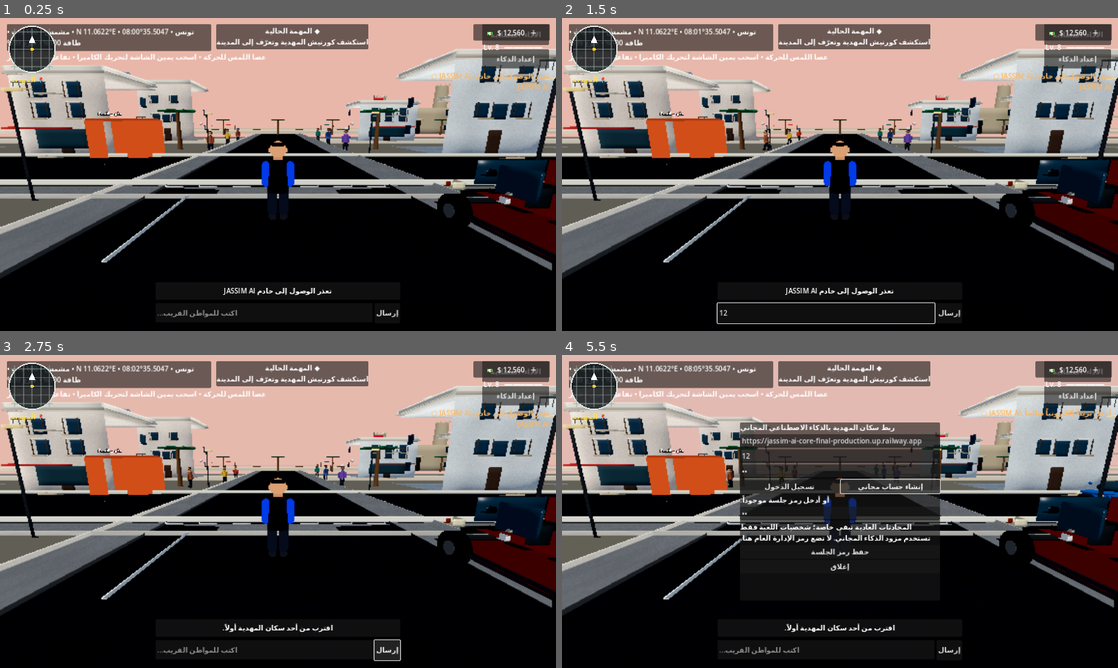
Above: before the commit, frames 1-4 (two rows, left to right).
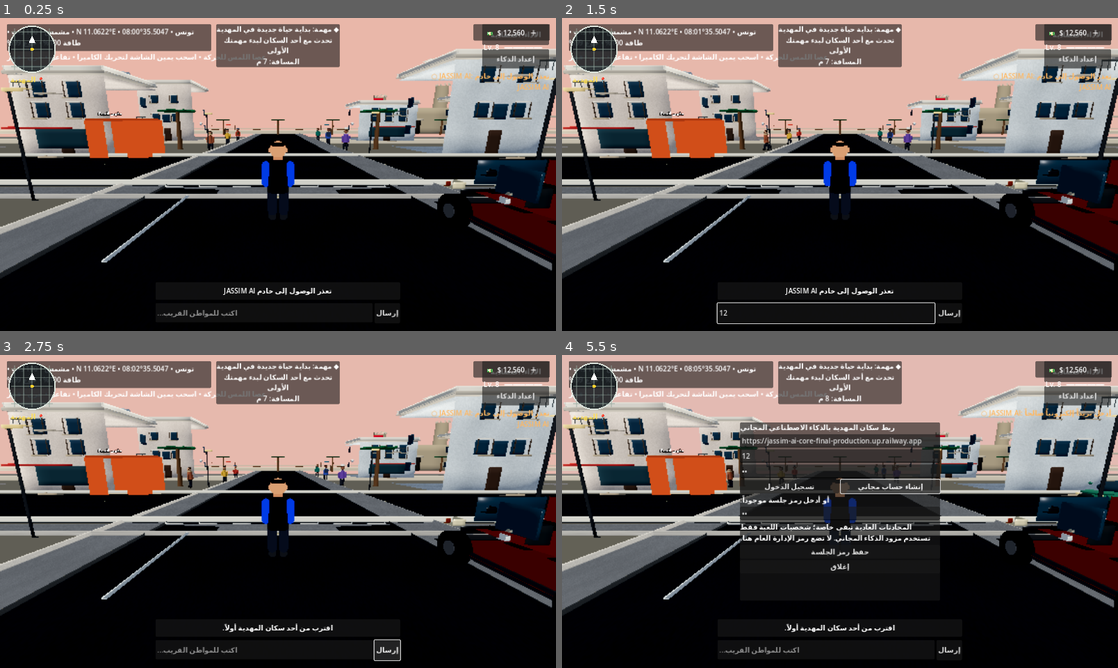
Above: after the commit, the same moments.

Repository: stevennpllk-crypto/REAL-LIFE-MAHDIA
Game: Godot game, scene res://scenes/Main.tscn
The game is run twice, just before and just after one commit, with the same random seed, the same clock (stepped at 60 frames per second) and the same inputs.
Inputs (mouse positions are in pixels of both pictures, inside the frame that each line leads up to):
- Up to frame 1 (0.25 s): no input
- Up to frame 2 (1.5 s): click (828, 312) at 0.52 s; type "12" at 0.6 s; click "الأداء: اقتصادية" at 1.25 s
- Up to frame 3 (2.75 s): click "إرسال" at 2 s
- Up to frame 4 (5.5 s): click "إعداد الذكاء" at 2.75 s; click (840, 455) at 3.52 s; type "12" at 3.6 s; click (840, 470) at 3.75 s; type "12" at 3.83 s; click (840, 514) at 3.98 s; type "12" at 4.07 s; click "تسجيل الدخول" at 4.25 s; click "إنشاء حساب مجاني" at 5 s

The runs differ from the first frame. In frame 1, 2.3% of the frame differs, in the area x 38-67%, y 2-16%; in frame 2, 2.3%; in frame 3, 2.3%; in frame 4, 2.4%, in the area x 38-100%, y 2-47%.

Commit message:
Add tracked story missions with objectives and world waypoint

Diff:
--- a/scripts/life_manager.gd
+++ b/scripts/life_manager.gd
@@ -199,19 +199,24 @@
 		resident.on_player_interacted()
 	var resident_dialogue := str(resident.call("get_dialogue")) if resident.has_method("get_dialogue") else str(resident.get("display_name"))
 	if delivery_state == "ready" and food > 0:
-		food -= 1
-		money += 20
-		delivery_state = "completed"
-		delivery_npc = null
-		_set_message("أحسنت! سلّمت الوجبة وربحت 20 د.ت. شكراً لمساعدتك!")
+		if is_instance_valid(delivery_npc) and resident == delivery_npc:
+			food -= 1
+			money += 20
+			delivery_state = "completed"
+			_set_message("أحسنت! سلّمت الوجبة إلى %s وربحت 20 د.ت!" % str(resident.get("display_name")))
+		else:
+			_set_message("هذه الوجبة ليست لهذا المواطن. ابحث عن الشخص الذي طلبها!")
 	elif delivery_state == "accepted":
-		_set_message("المواطن ينتظر الوجبة. اشترها من متجر الحي ثم عد إليه.")
+		if is_instance_valid(delivery_npc) and resident != delivery_npc:
+			_set_message("تذكّر: %s هو من طلب الوجبة. اشترها من متجر الحي ثم عُد إليه." % str(delivery_npc.get("display_name")))
+		else:
+			_set_message("المواطن ينتظر الوجبة. اشترها من متجر الحي ثم عد إليه.")
 	elif delivery_state == "completed":
 		_set_message("%s: يعطيك الصحة! ساعدتني كثيراً." % resident_dialogue)
 	else:
 		delivery_state = "accepted"
 		delivery_npc = resident
-		_set_message("%s هل يمكنك إحضار وجبة من متجر الحي؟ المكافأة 20 د.ت!" % resident_dialogue)
+		_set_message("%s: هل يمكنك إحضار وجبة من متجر الحي؟ المكافأة 20 د.ت!" % resident_dialogue)
 	save_now()
 
 func _set_message(value: String) -> void:
--- a/scripts/main.gd
+++ b/scripts/main.gd
@@ -42,6 +42,9 @@
 var quality_button: Button
 var restored_vehicle_position := Vector3(5, 0.1, 10)
 var restore_vehicle_driver := false
+var mission_hud_label: Label
+var mission_target_marker: Label3D
+var mission_last_text := ""
 const AUTOSAVE_INTERVAL := 12.0
 const WORLD_SAVE_KEY := "mahdia_world"
 
@@ -712,6 +715,67 @@
 
 
 
+
+func _update_mission_hud() -> void:
+	if not is_instance_valid(mission_hud_label) or not is_instance_valid(life_manager) or not is_instance_valid(player):
+		return
+	var state := str(life_manager.get("delivery_state"))
+	var job_claimed := bool(life_manager.get("job_claimed"))
+	var title := "مهمة: بداية حياة جديدة في المهدية"
+	var objective := "تحدث مع أحد السكان لبدء مهمتك الأولى"
+	var target_position := Vector3.ZERO
+	var has_target := false
+	match state:
+		"accepted":
+			title = "مهمة 1/3: خدمة أهل المهدية"
+			objective = "اشترِ وجبة من متجر الحي (10 د.ت)"
+			for station in life_manager.get("stations"):
+				if str(station.get("kind")) == "shop":
+					target_position = station.get("position")
+					has_target = true
+		"ready":
+			title = "مهمة 2/3: توصيل الطلب"
+			objective = "عد إلى المواطن الذي طلب الوجبة وسلّمها"
+			var recipient = life_manager.get("delivery_npc")
+			if is_instance_valid(recipient):
+				target_position = recipient.global_position
+				has_target = true
+		"completed":
+			if not job_claimed:
+				title = "مهمة 3/3: أول وظيفة"
+				objective = "اذهب إلى مكتب العمل واحصل على أجرك (30 د.ت)"
+				for station in life_manager.get("stations"):
+					if str(station.get("kind")) == "job":
+						target_position = station.get("position")
+						has_target = true
+			else:
+				title = "اكتملت مهام البداية!"
+				objective = "أصبحت تعرف المدينة. استكشف المهدية بحرية."
+		_:
+			var residents := get_tree().get_nodes_in_group("mahdia_residents")
+			var nearest: Node3D
+			var nearest_distance := INF
+			for resident in residents:
+				if is_instance_valid(resident):
+					var distance := player.global_position.distance_to(resident.global_position)
+					if distance < nearest_distance:
+						nearest_distance = distance
+						nearest = resident
+			if is_instance_valid(nearest):
+				target_position = nearest.global_position
+				has_target = true
+	var distance_text := ""
+	if has_target:
+		distance_text = "\nالمسافة: %.0f م" % player.global_position.distance_to(target_position)
+	var display := "◆ %s\n%s%s" % [title, objective, distance_text]
+	if display != mission_last_text:
+		mission_hud_label.text = display
+		mission_last_text = display
+	if is_instance_valid(mission_target_marker):
+		mission_target_marker.visible = has_target
+		if has_target:
+			mission_target_marker.global_position = target_position + Vector3(0, 3.1, 0)
+
 func _build_reference_hud(layer: CanvasLayer) -> void:
 	var minimap := Control.new()
 	minimap.position = Vector2(18, 16)
@@ -741,10 +805,21 @@
 	mission.offset_top = 14
 	mission.offset_bottom = 72
 	layer.add_child(mission)
-	var mission_label := Label.new()
-	mission_label.text = "◆ المهمة الحالية\nاستكشف كورنيش المهدية وتعرّف إلى المدينة"
-	mission_label.horizontal_alignment = HORIZONTAL_ALIGNMENT_CENTER
-	mission.add_child(mission_label)
+	mission_hud_label = Label.new()
+	mission_hud_label.text = "◆ المهمة الحالية\nتحدث مع أحد سكان المهدية"
+	mission_hud_label.horizontal_alignment = HORIZONTAL_ALIGNMENT_CENTER
+	mission_hud_label.autowrap_mode = TextServer.AUTOWRAP_WORD_SMART
+	mission.add_child(mission_hud_label)
+	mission_target_marker = Label3D.new()
+	mission_target_marker.name = "MissionWorldMarker"
+	mission_target_marker.text = "▼\nالهدف"
+	mission_target_marker.font_size = 48
+	mission_target_marker.pixel_size = 0.006
+	mission_target_marker.modulate = Color(1.0, 0.78, 0.12)
+	mission_target_marker.billboard = BaseMaterial3D.BILLBOARD_ENABLED
+	mission_target_marker.no_depth_test = true
+	mission_target_marker.visible = false
+	add_child(mission_target_marker)
 	var wallet := PanelContainer.new()
 	wallet.anchor_left = 1.0
 	wallet.anchor_right = 1.0
@@ -847,6 +922,7 @@
 		player.interact_requested = false
 	if is_instance_valid(planet_navigation) and is_instance_valid(player):
 		planet_navigation.update_from_player(player.global_position)
+	_update_mission_hud()
 	if is_instance_valid(status_label):
 		var hour_value: float = world_systems.hour if is_instance_valid(world_systems) else 8.0
 		status_label.text = "%s • %s • %02d:%02d • %s • %d د.ت • طاقة %d%% • جوع %d%%" % [planet_navigation.get_region_name() …(193 unchanged characters)…
